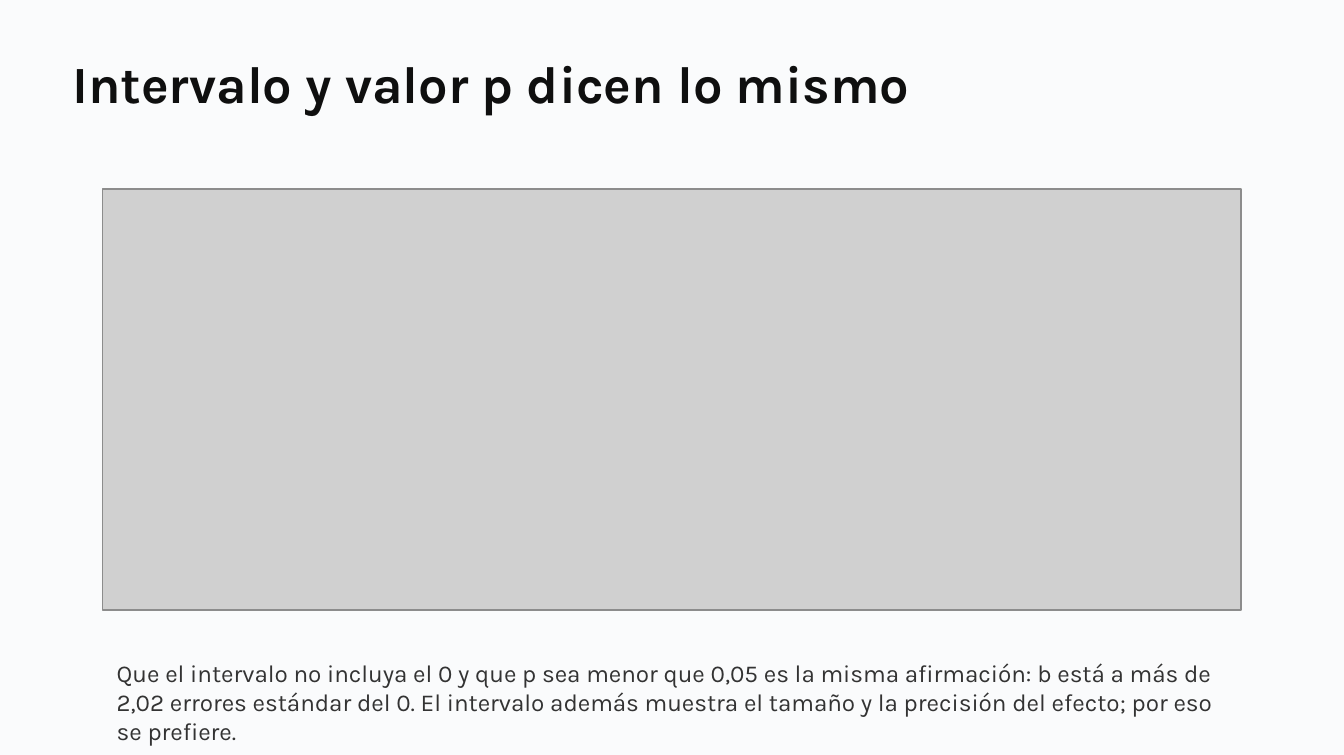
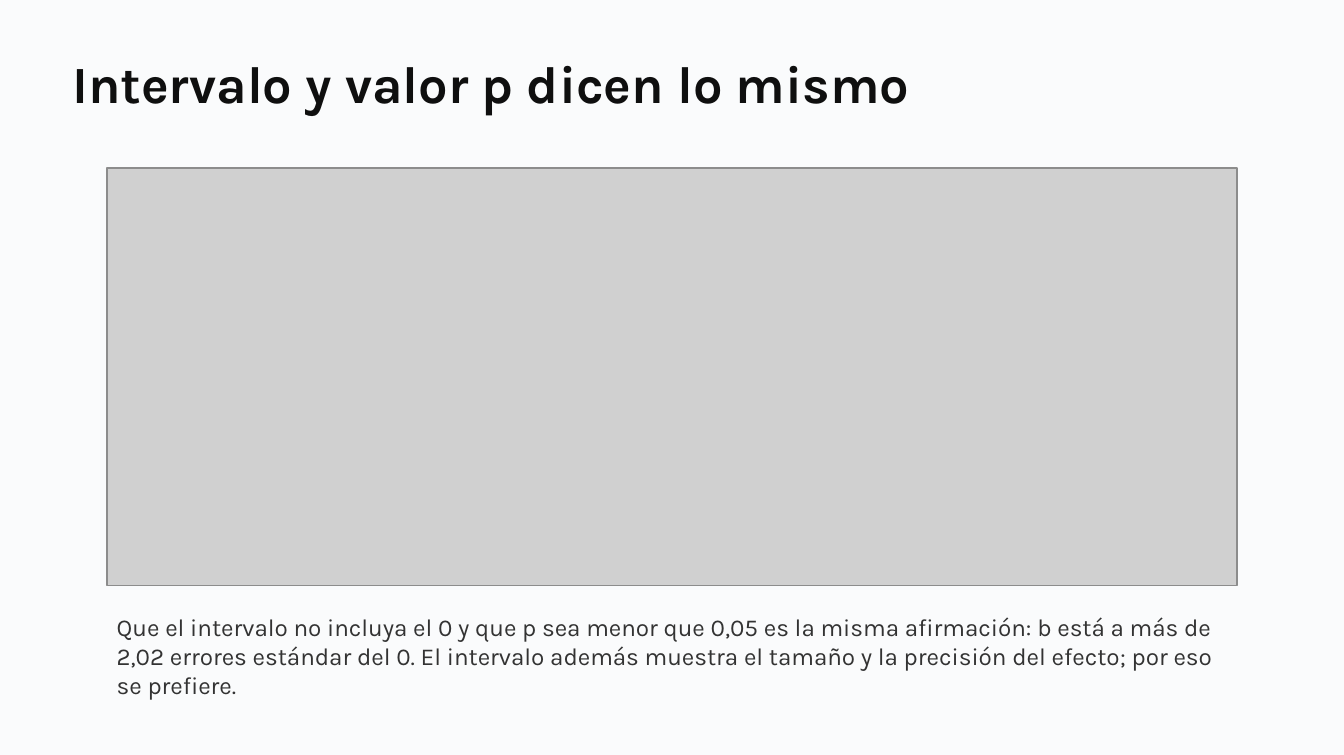
Before and after one commit to daniopitz/diplomado-cdd, a slide deck: slide 35 of presentaciones/clase05_probabilidad_inferencia.pptx (slide 33 before the commit). Drawn at 1344x755 pixels with LibreOffice and Linux fonts; fonts in the diff are those of the drawing; grey boxes stand for pictures. Boxes give left, top, right and bottom in pixels: in the first picture for what was removed or moved away, otherwise in the second. Text is boxed around its words. In the diff, an @@ line names an element or a change of style, - is before the commit and + after.

```diff
--- a/presentaciones/clase05_probabilidad_inferencia.pptx
+++ b/presentaciones/clase05_probabilidad_inferencia.pptx
@@ picture: place and size @@
-picture at <box>102,190,1241,610</box>
+picture at <box>108,168,1238,586</box>
@@ text "Que el intervalo no incluya ..." rewrapped from <box>117,663,1212,717</box> to <box>117,617,1212,700</box> @@
```
Also in this commit, not shown: 33 other slides changed, 2 slides added, 1 other file.
